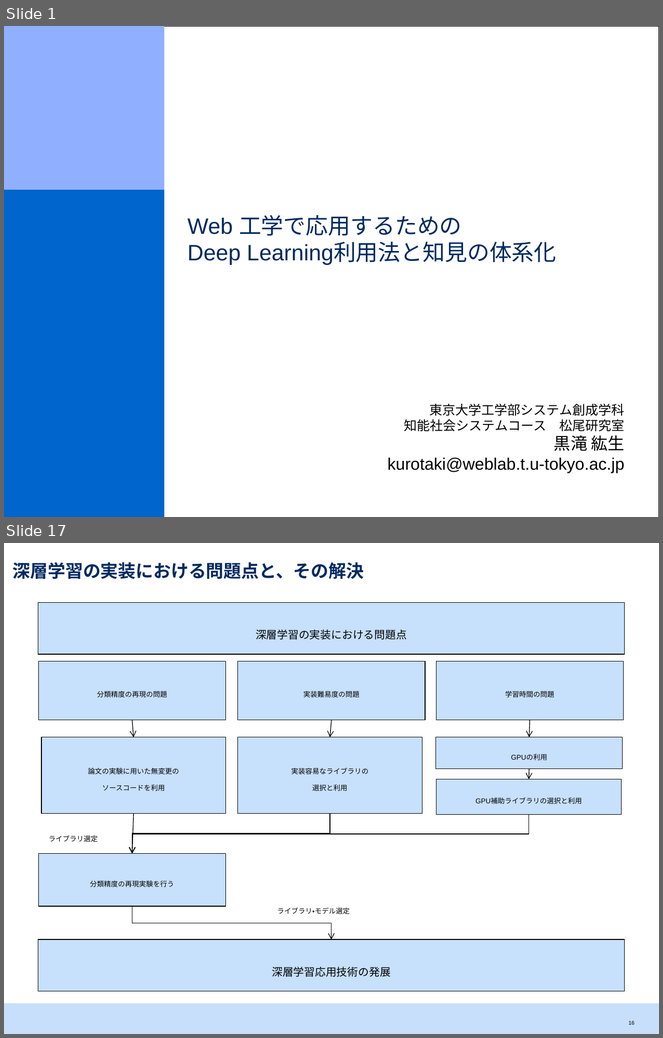
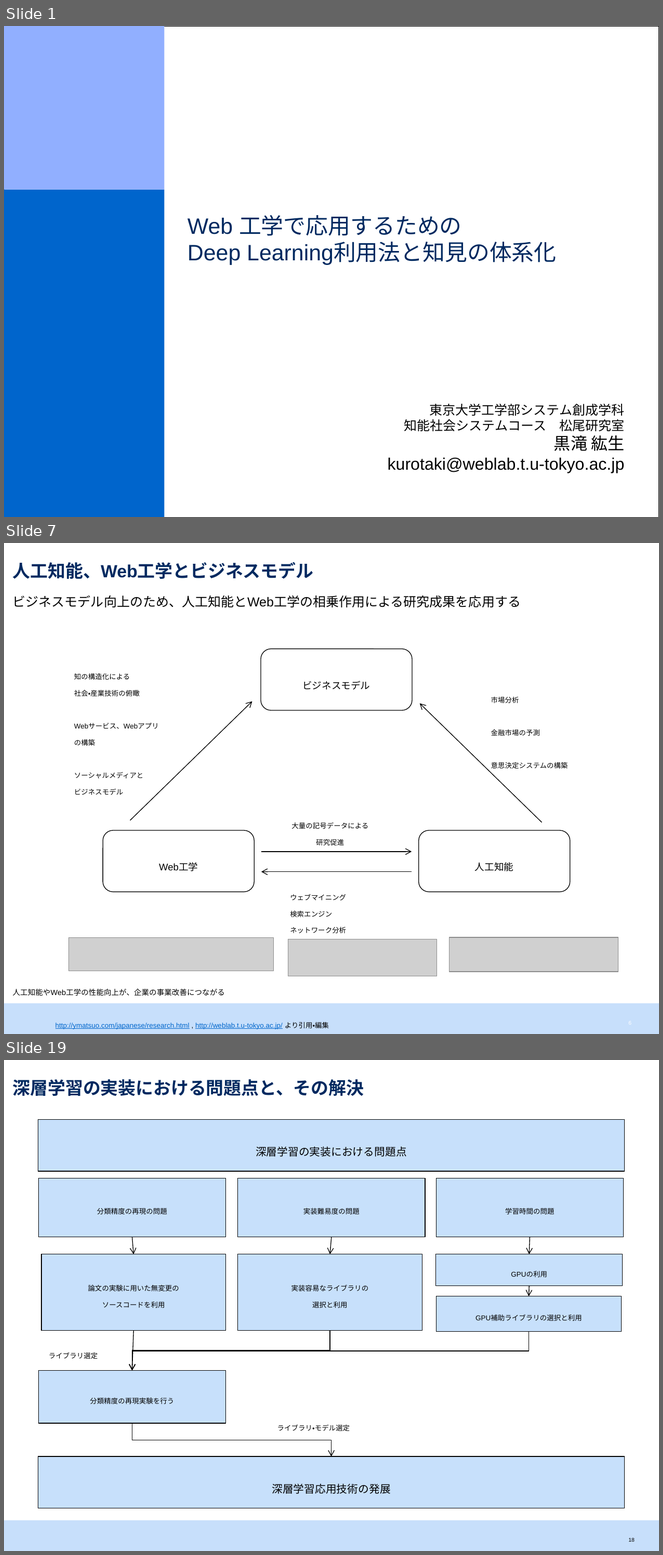
Before and after one commit to srtk/sotsuron, a slide deck: doc/sotsuron_defense/bd.pptx. Shown one above the other, each under a label of ours: slides 1 and 17 before the commit, slides 1, 7 and 19 after it; the slides between them are not shown. The pictures are 663x1038 and 663x1555 pixels, drawn with LibreOffice and Linux fonts; fonts in the diff are those of the drawing; grey boxes stand for pictures. Boxes give left, top, right and bottom in pixels: in the first picture for what was removed or moved away, otherwise in the second. Text is boxed around its words. In the diff, an @@ line names an element or a change of style, - is before the commit and + after.

```diff
--- a/doc/sotsuron_defense/bd.pptx
+++ b/doc/sotsuron_defense/bd.pptx
@@ slide 7 added at (4,543,659,1034), background #FFFFFF; not listed: 1 template element that a slide beside it also shows @@
@@ title added at (13,562,314,579), 19 pt, text #002960, bold @@
+人工知能、Web工学とビジネスモデル
@@ text added at (13,596,521,607), 14 pt, text #000000 @@
+ビジネスモデル向上のため、人工知能とWeb工学の相乗作用による研究成果を応用する
@@ rounded rectangle added at (261,649,412,710), fill #FFFFFF, outline #000000 0.75 pt, 18 pt, text #000000 @@
+ビジネスモデル
@@ text added at (74,673,159,795), 13 pt, text #000000 @@
+知の構造化による
+社会・産業技術の俯瞰
+Webサービス、Webアプリ
+の構築
+ソーシャルメディアと
+ビジネスモデル
@@ text added at (491,696,568,769), 13 pt, text #000000 @@
+市場分析
+金融市場の予測
+意思決定システムの構築
@@ arrow added from (130, 821) to (252, 702), #000000 0.75 pt @@
@@ arrow added from (542, 822) to (420, 704), #000000 0.75 pt @@
@@ text added at (292,822,369,846), 13 pt, text #000000 @@
+大量の記号データによる
+研究促進
@@ rounded rectangle added at (103,831,254,892), fill #FFFFFF, outline #000000 0.75 pt, 18 pt, text #000000 @@
+Web工学
@@ rounded rectangle added at (419,831,570,892), fill #FFFFFF, outline #000000 0.75 pt, 18 pt, text #000000 @@
+人工知能
@@ arrow added from (261, 852) to (412, 852), #000000 0.75 pt @@
@@ arrow added from (412, 872) to (261, 872), #000000 0.75 pt @@
@@ text added at (290,894,346,934), 13 pt, text #000000 @@
+ウェブマイニング
+検索エンジン
+ネットワーク分析
@@ picture added at (69,938,273,971) @@
@@ picture added at (288,939,437,977) @@
@@ picture added at (449,938,619,971) @@
@@ text added at (13,989,225,996), 14 pt, text #000000 @@
+人工知能やWeb工学の性能向上が、企業の事業改善につながる
@@ text added at (55,1022,329,1030), 13 pt, text #0066CC, underline @@
+http://ymatsuo.com/japanese/research.html , http://weblab.t.u-tokyo.ac.jp/ より引用・編集
@@ what was slide 17 is now slide 19 @@
```
Also in this commit, not shown: 15 slides changed, 8 other slides added, 1 slide removed, 11 other files.
